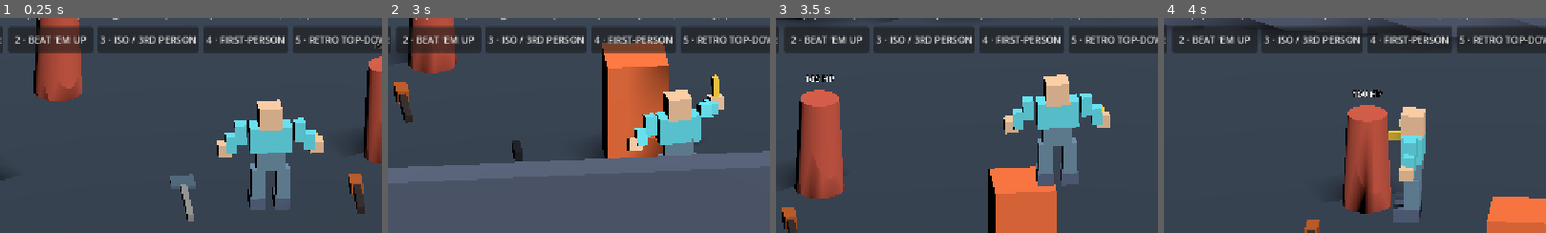
Above: before the commit, frames 1-4 (left to right).
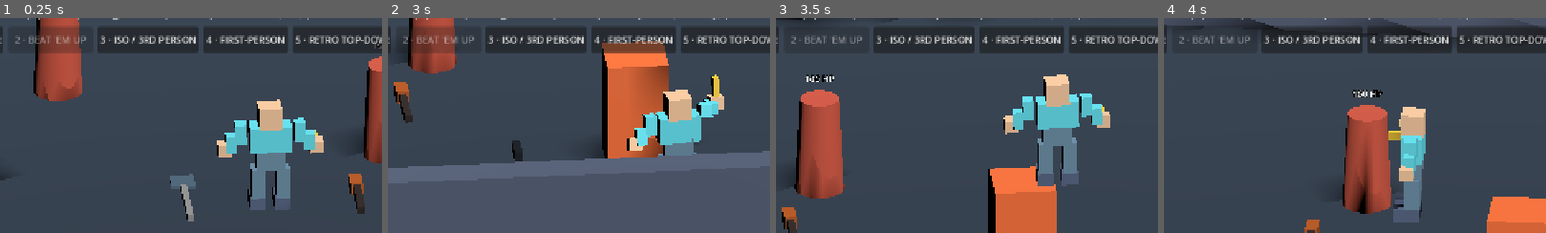
Above: after the commit, the same moments.

Repository: bravado/ACTION-5
Game: Godot game, scene res://demo/main.tscn
Same seed, same stepped clock (60 frames per second), same inputs: the game is played once before the commit and once after it.
Inputs (mouse positions are % of the whole screen's width and height, from its top left):
- Up to frame 1 (0.25 s): no input
- Up to frame 2 (3 s): tap Enter at 0.5 s; move the mouse to (72, 45) at 0.52 s; hold Right (actor_turn_right) 0.53-1.28 s; tap Ctrl (actor_crouch) at 0.6 s; click (72, 45) at 0.67 s; tap Space (actor_jump) at 0.77, 1.52 s; move the mouse to (30, 55) at 1.27 s; hold S (move_down) 1.28-2.03 s; tap Alt (actor_dodge) at 1.35 s; move the mouse to (60, 28) at 2.02 s; hold Right (actor_turn_right) 2.03-2.78 s; tap K (actor_kick) at 2.1 s; move the mouse to (45, 70) at 2.77 s; hold W (move_up) from 2.78 s (still down); tap J (actor_punch) at 2.85 s; click (45, 70) at 2.92 s
- Up to frame 3 (3.5 s): keep holding W (move_up); tap Space (actor_jump) at 3.02 s
- Up to frame 4 (4 s): move the mouse to (80, 65) at 3.52 s; release W (move_up) at 3.53 s; hold Left (actor_turn_left) from 3.53 s (still down); hold Shift (actor_run) from 3.53 s (still down); tap Space (actor_jump) at 3.77 s
The pictures show only the part of the screen within x 13-63%, y 20-70%; the shares and areas given below are measured in that part.

The runs differ from the first frame. In frame 1, 1.2% of the frame differs, in the area x 4-23%, y 3-17%; in frame 2, 1.3%; in frame 3, 0.2%; in frame 4, 0.2%.
Error before the commit: Parse Error: Function "_refresh_status()" not found in base self. (res://demo/main.gd:136)

Commit message:
fix(D09-01): remove final obsolete HUD refresh call

Diff:
--- a/demo/main.gd
+++ b/demo/main.gd
@@ -132,8 +132,6 @@
     var adapter: Node = _player.get_node("EquipmentVisualAdapter")
     print("ACTION5_WEAPON_DROPPED id=", definition.get("weapon_id"),
         " f4_visual=", int(adapter.get("_viewmodel") != null))
-    if _views.current_profile != null:
-        _refresh_status(_views.current_profile)
 
 
 func _on_move_changed(previous: StringName, current: StringName) -> void:
